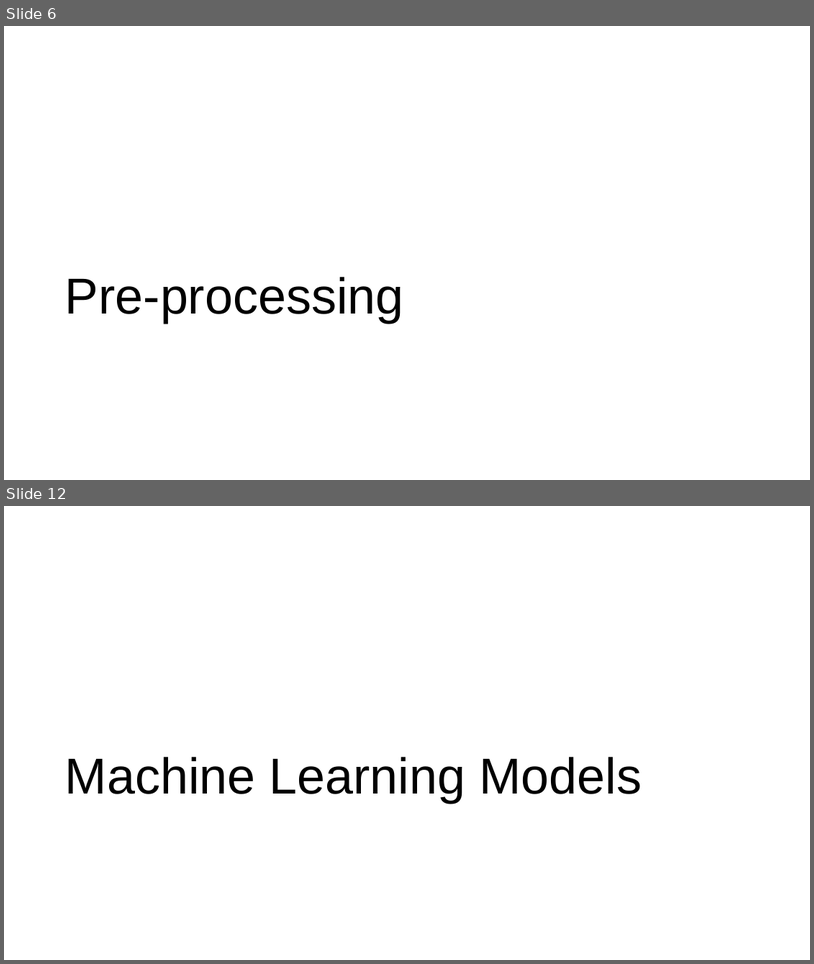
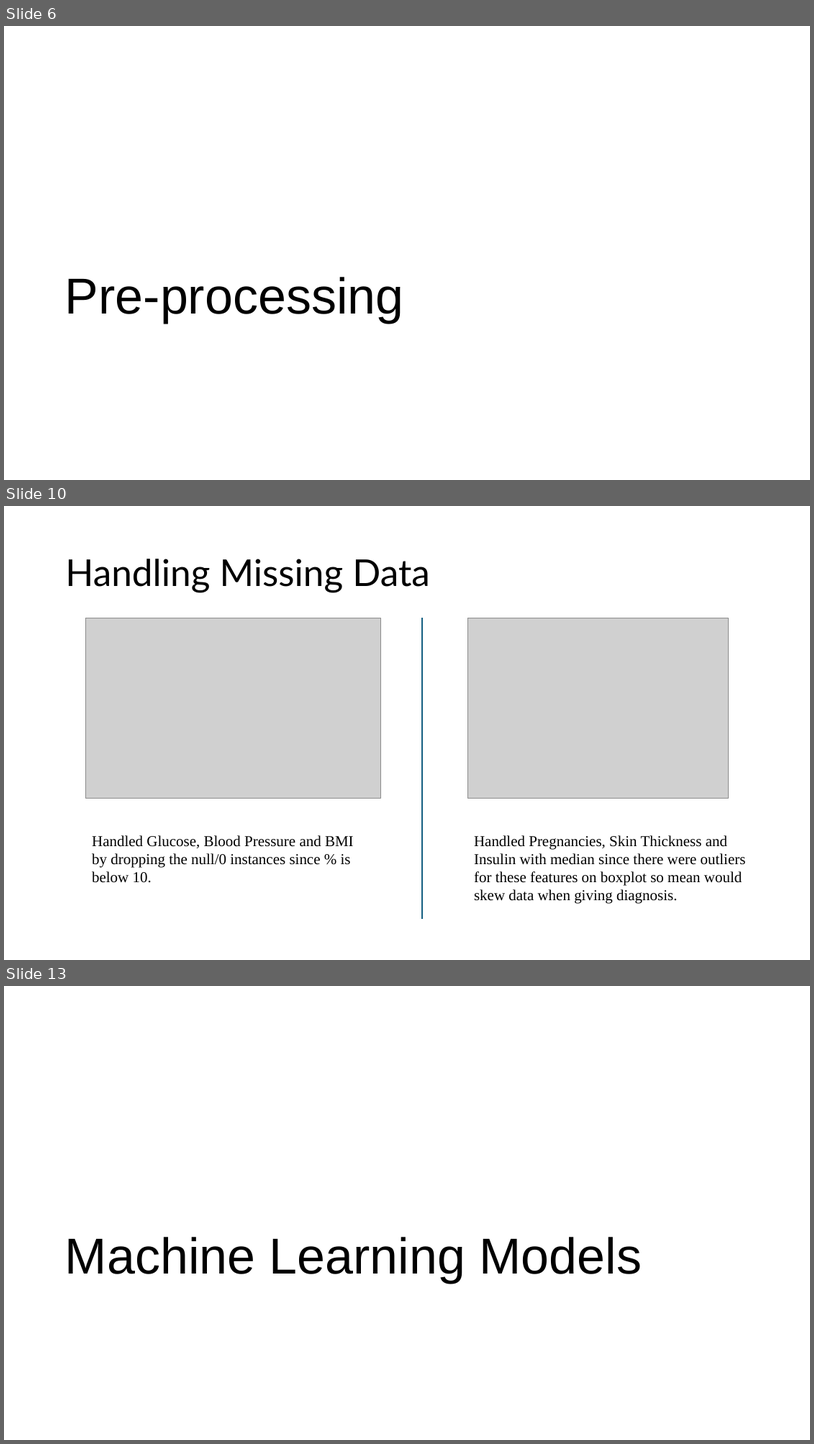
Before and after one commit to TayyebaSadaq/Diabetes-Prediction-using-Machine-Learning-and-Explainable-AI-Techniques, a slide deck: Diabetes Prediction with Machine Learning (ML).pptx. Shown one above the other, each under a label of ours: slides 6 and 12 before the commit, slides 6, 10 and 13 after it; the slides between them are not shown. The pictures are 814x964 and 814x1444 pixels, drawn with LibreOffice and Linux fonts; fonts in the diff are those of the drawing; grey boxes stand for pictures. Boxes give left, top, right and bottom in pixels: in the first picture for what was removed or moved away, otherwise in the second. Text is boxed around its words. In the diff, an @@ line names an element or a change of style, - is before the commit and + after.

Commit message:
working on backend
updated preprocessing to clean data, handle outliers etc. edited model making  after standardising the data (removed for loop and individually coded models

```diff
--- a/Diabetes Prediction with Machine Learning (ML).pptx
+++ b/Diabetes Prediction with Machine Learning (ML).pptx
@@ slide 10 added at (x1=4, y1=506, x2=810, y2=960), background #FFFFFF @@
@@ title added at (x1=65, y1=559, x2=430, y2=592), 44 pt, text #000000 @@
+Handling Missing Data
@@ picture added at (x1=86, y1=618, x2=381, y2=798) @@
@@ line added from (422, 618) to (422, 919), #156082 1.5 pt @@
@@ picture added at (x1=468, y1=618, x2=729, y2=798) @@
@@ text added at (x1=92, y1=835, x2=354, y2=883), 18 pt, text #000000 @@
+Handled Glucose, Blood Pressure and BMI by dropping the null/0 instances since % is below 10.
@@ text added at (x1=474, y1=835, x2=746, y2=903), 18 pt, text #000000 @@
+Handled Pregnancies, Skin Thickness and Insulin with median since there were outliers for these features on boxplot so mean would skew data when giving diagnosis.
@@ what was slide 12 is now slide 13 @@
```
Also in this commit, not shown: 8 slides changed, 6 other slides added, 6 slides removed, 14 other files.
